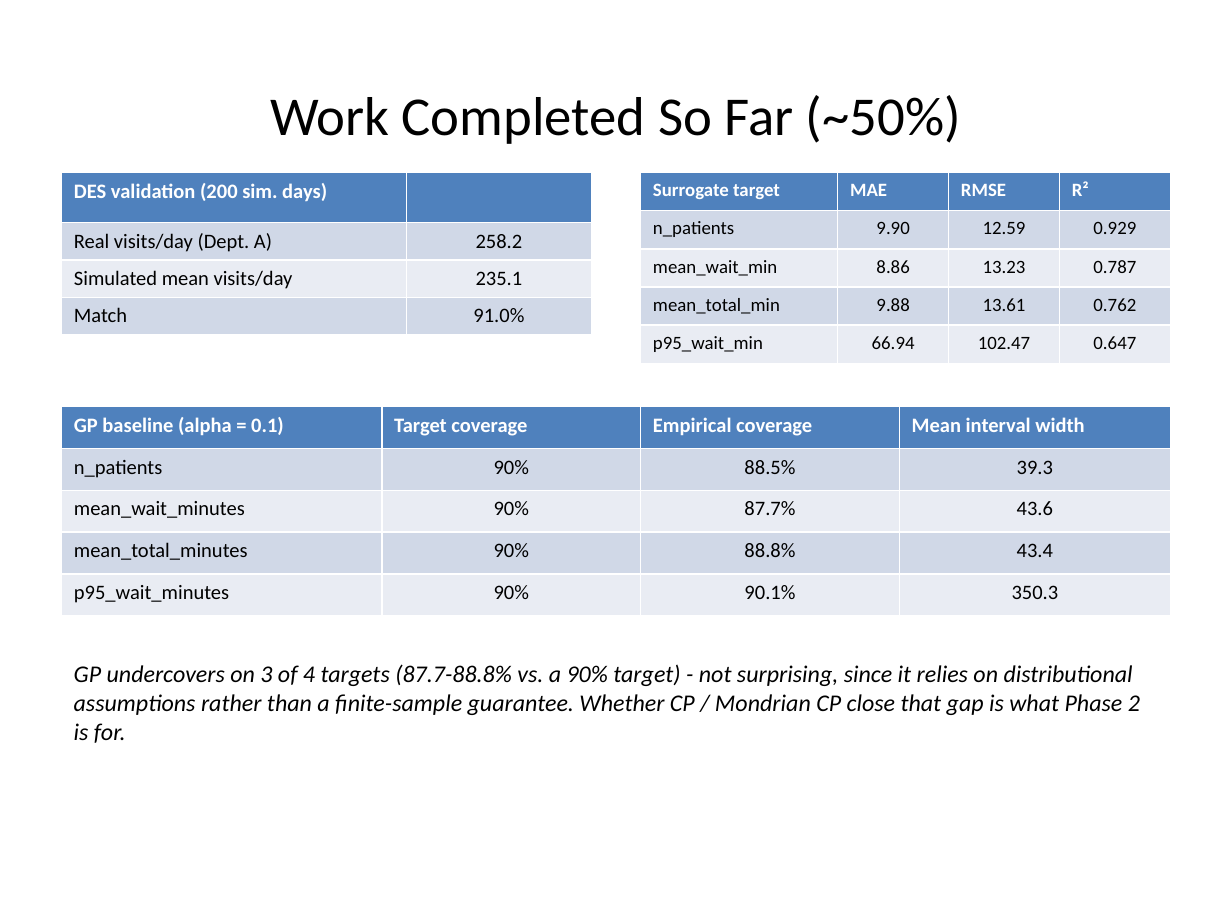
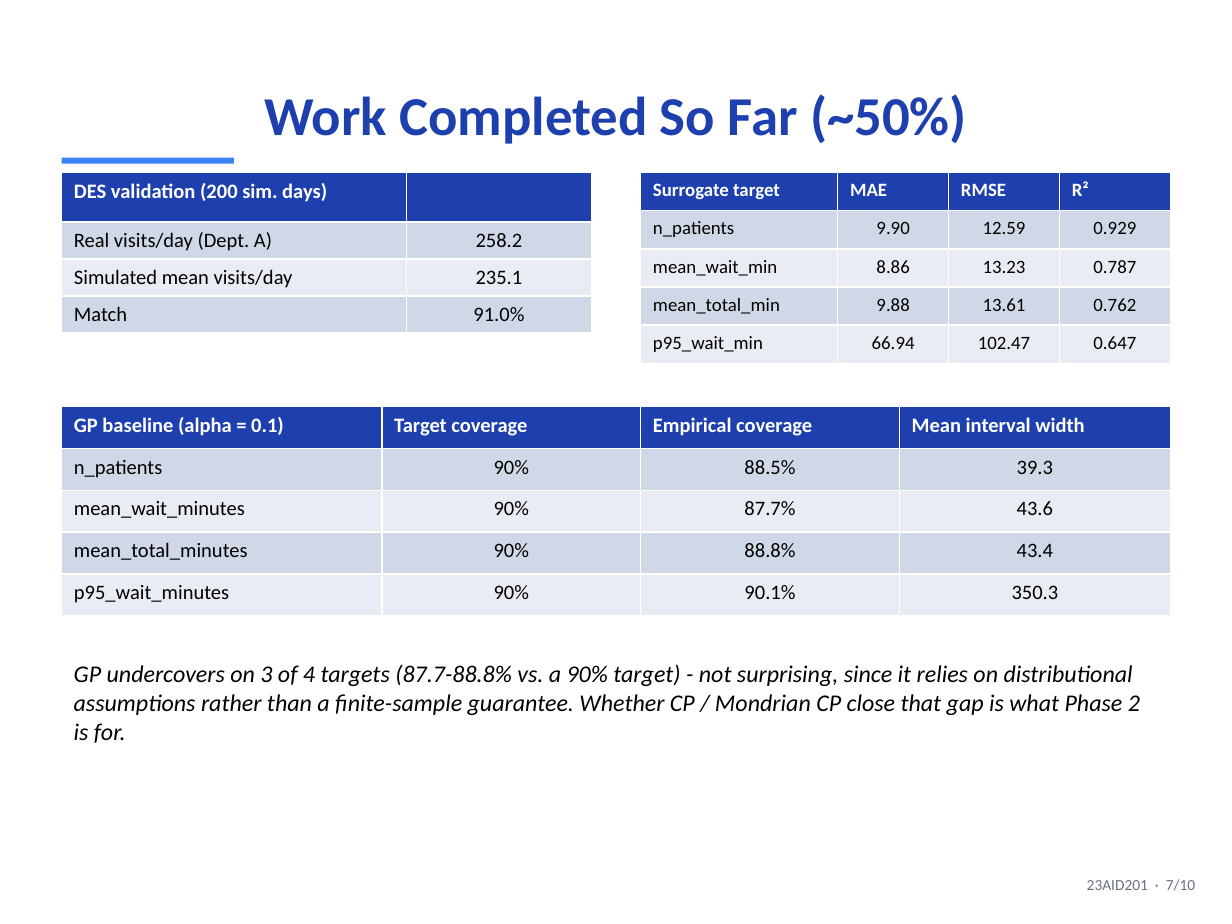
Before and after one commit to DUNE-ODYSSEY/Mondrian-Conformal-Prediction-On-Discrete-Event-Simulation, a slide deck: slide 7 of slides/mid_sem_presentation.pptx. Drawn at 1232x924 pixels with LibreOffice and Linux fonts; fonts in the diff are those of the drawing. Boxes give left, top, right and bottom in pixels: in the first picture for what was removed or moved away, otherwise in the second. Text is boxed around its words. In the diff, an @@ line names an element or a change of style, - is before the commit and + after.

Commit message:
Style mid-sem PPT to match other decks; trim lit review; simplify Future Scope
Visual: applies the same color palette used in zeroth_review.pptx /
full_project_results.pptx (dark navy title slide, accent-blue titles/table
headers/accent bars, slide-number footer) instead of PowerPoint's untouched
default theme.

Literature review slide: trimmed to a focused core set (20 papers, down
from 30) across the same 5 categories, while keeping all 10 real-dataset
cross-check papers in full, per instruction that dataset-related papers
must stay. Only this slide is trimmed - the book's actual literature
review (Chapter 2, all 40 papers) is unchanged.

Future Scope slide: dropped the week-number column entirely per feedback;
now a plain bullet list of planned work. Also fixed a factual mismatch
with the book found while syncing: two slides described Mondrian CP's
partition as "staffing level, shift, arrival-rate regime," but the actual
implementation and book only partition by staffing tercile x arrival-rate
tercile (2 covariates, 9 cells) - no separate "shift" dimension. Fixed on
both the Bridging Approach and Future Scope slides.

```diff
--- a/slides/mid_sem_presentation.pptx
+++ b/slides/mid_sem_presentation.pptx
@@ title "Work Completed So Far (~50%)" at [264, 94, 967, 144]: text colour #000000 to #1E40AF, bold on @@
@@ table at [62, 172, 591, 325] @@
@@ fill #4F81BD to #1E40AF in row 1 @@
@@ rectangle added at [62, 158, 234, 164], fill #3B82F6 @@
@@ table at [641, 172, 1170, 363] @@
@@ fill #4F81BD to #1E40AF in row 1 @@
@@ table at [62, 407, 1170, 616] @@
@@ fill #4F81BD to #1E40AF in row 1 @@
@@ text added at [1087, 879, 1195, 891], 9 pt, text #6B7280 @@
+23AID201 · 7/10
```
Also in this commit, not shown: 9 other slides changed, 1 other file.
